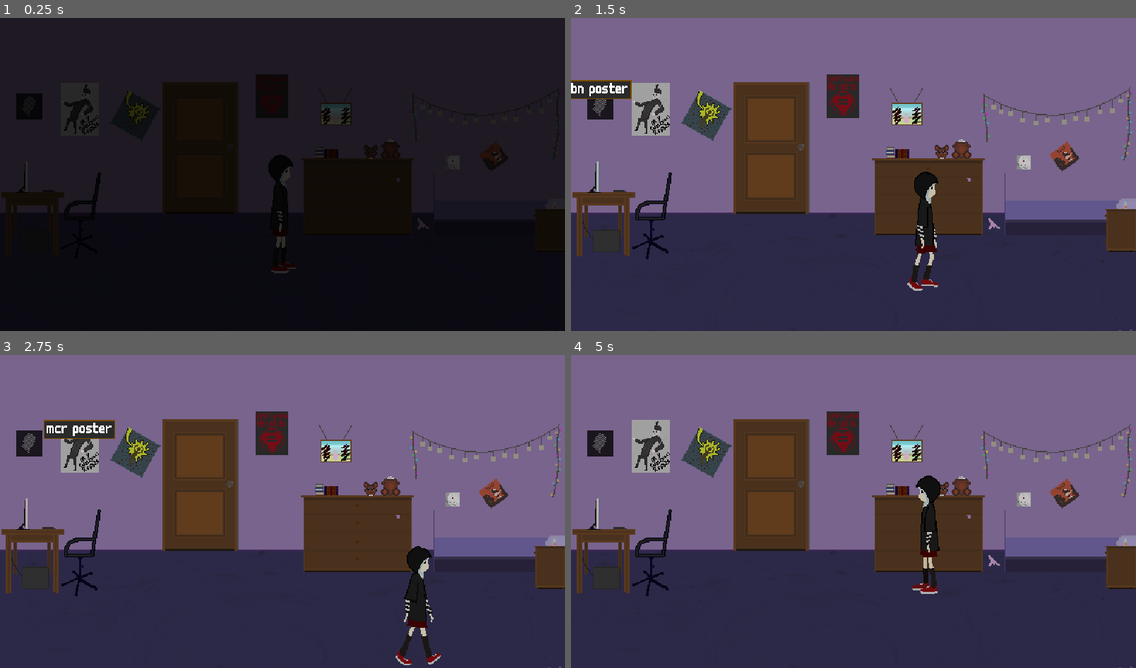
Above: before the commit, frames 1-4 (two rows, left to right).
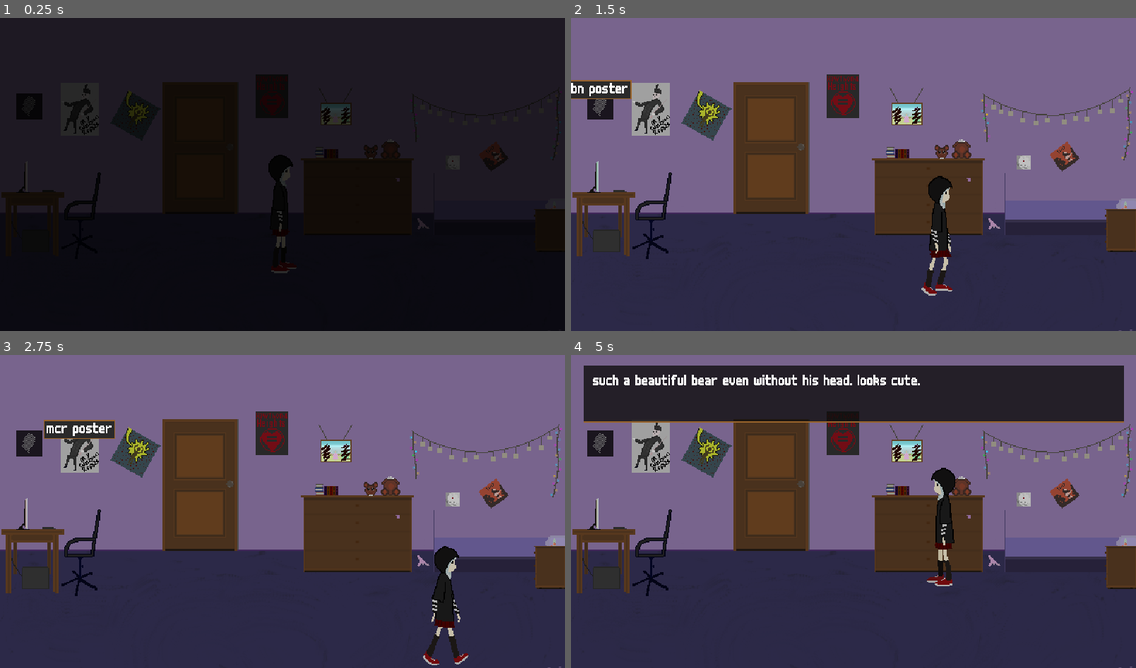
Above: after the commit, the same moments.

Repository: reeFridge/2q20
Game: Godot game, scene res://main.tscn
The game is run twice, just before and just after one commit, with the same random seed, the same clock (stepped at 60 frames per second) and the same inputs.
Inputs (mouse positions are in pixels of both pictures, inside the frame that each line leads up to):
- Up to frame 1 (0.25 s): no input
- Up to frame 2 (1.5 s): move the mouse to (768, 146) at 0.52 s; hold Right (ui_right) 0.53-1.28 s; click (768, 146) at 0.67 s; move the mouse to (599, 105) at 1.27 s; hold Down (ui_down) from 1.28 s (still down); click (599, 105) at 1.42 s
- Up to frame 3 (2.75 s): move the mouse to (79, 445) at 2.02 s; release Down (ui_down) at 2.03 s; hold Right (ui_right) from 2.03 s (still down); click (79, 445) at 2.17 s
- Up to frame 4 (5 s): move the mouse to (910, 452) at 2.77 s; release Right (ui_right) at 2.78 s; hold Up (ui_up) 2.78-3.53 s; click (910, 452) at 2.92 s; move the mouse to (960, 486) at 3.52 s; hold Left (ui_left) 3.53-4.25 s; click (960, 486) at 3.67 s; click (989, 495) at 4.25 s, where only the run after the commit has a clickable "examine"

The runs differ from the first frame. In frame 1, less than 0.1% of the frame differs, in the area x 72-100%, y 24-42%; in frame 2, 1.9%; in frame 3, 2.4%; in frame 4, 19%, in the area x 2-100%, y 3-77%.

Commit message:
implemented more ways to interact with activable items

Diff:
--- a/items/lamp.tscn
+++ b/items/lamp.tscn
@@ -4,9 +4,7 @@
 [ext_resource path="res://assets/sprites/migan-2.png" type="Texture" id=2]
 [ext_resource path="res://assets/sprites/migan-3.png" type="Texture" id=3]
 
-
-
-[sub_resource type="SpriteFrames" id=3]
+[sub_resource type="SpriteFrames" id=1]
 animations = [ {
 "frames": [ ExtResource( 1 ), ExtResource( 2 ), ExtResource( 3 ) ],
 "loop": true,
@@ -15,5 +13,6 @@
 } ]
 
 [node name="lamp" type="AnimatedSprite"]
-frames = SubResource( 3 )
+frames = SubResource( 1 )
+frame = 2
 playing = true
--- /dev/null
+++ b/items/lamp_togglable.tscn
@@ -0,0 +1,28 @@
+[gd_scene load_steps=6 format=2]
+
+[ext_resource path="res://items/lamp.tscn" type="PackedScene" id=1]
+[ext_resource path="res://items/item.tscn" type="PackedScene" id=2]
+[ext_resource path="res://scripts/lamp_action_handler.gd" type="Script" id=3]
+
+[sub_resource type="RectangleShape2D" id=1]
+extents = Vector2( 6, 20 )
+
+[sub_resource type="RectangleShape2D" id=2]
+extents = Vector2( 6, 36 )
+
+[node name="Area2D" instance=ExtResource( 2 )]
+text = "color lights"
+distance_to_activate = 100
+
+[node name="lamp" parent="." index="0" instance=ExtResource( 1 )]
+frame = 1
+script = ExtResource( 3 )
+
+[node name="CollisionShape2D" type="CollisionShape2D" parent="." index="1"]
+position = Vector2( -76, -8 )
+shape = SubResource( 1 )
+
+[node name="CollisionShape2D2" type="CollisionShape2D" parent="." index="2"]
+position = Vector2( 76, 0 )
+shape = SubResource( 2 )
+[connection signal="triggered" from="." to="lamp" method="_on_Area2D_triggered"]
--- a/locations/room_1.tscn
+++ b/locations/room_1.tscn
@@ -1,11 +1,13 @@
-[gd_scene load_steps=18 format=2]
+[gd_scene load_steps=20 format=2]
 
-[ext_resource path="res://items/lamp.tscn" type="PackedScene" id=1]
+[ext_resource path="res://items/lamp_togglable.tscn" type="PackedScene" id=1]
 [ext_resource path="res://items/item.tscn" type="PackedScene" id=2]
 [ext_resource path="res://scripts/scene.gd" type="Script" id=3]
 [ext_resource path="res://assets/sprites/home-room-1.png" type="Texture" id=4]
 [ext_resource path="res://scripts/door_trigger_handler.gd" type="Script" id=5]
 [ext_resource path="res://items/monitor.tscn" type="PackedScene" id=6]
+[ext_resource path="res://scripts/toy_actions_handler.gd" type="Script" id=7]
+[ext_resource path="res://scripts/pants_actions_handler.gd" type="Script" id=8]
 
 [sub_resource type="RectangleShape2D" id=1]
 extents = Vector2( 40, 70 )
@@ -90,16 +92,24 @@
 [node name="toy" parent="." instance=ExtResource( 2 )]
 position = Vector2( 114, -27 )
 text = "toy bear"
+distance_to_activate = 150
 
 [node name="CollisionShape2D" type="CollisionShape2D" parent="toy"]
 shape = SubResource( 5 )
 
+[node name="trigger_handler" type="Node" parent="toy"]
+script = ExtResource( 7 )
+
 [node name="pants" parent="." instance=ExtResource( 2 )]
-position = Vector2( 148, 52 )
+position = Vector2( 149, 52 )
 text = "my pants"
+distance_to_activate = 60
 
 [node name="CollisionShape2D" type="CollisionShape2D" parent="pants"]
 shape = SubResource( 6 )
+
+[node name="actions_handler" type="Node" parent="pants"]
+script = ExtResource( 8 )
 
 [node name="pills" parent="." instance=ExtResource( 2 )]
 position = Vector2( 288, 31 )
@@ -153,8 +163,11 @@
 
 [node name="lamp" parent="." instance=ExtResource( 1 )]
 position = Vector2( 216, -52 )
+distance_to_activate = 150
 
 [node name="monitor" parent="." instance=ExtResource( 6 )]
 position = Vector2( -276, 2 )
 frame = 3
 [connection signal="triggered" from="Door" to="Door/trigger_handler" method="_on_triggered"]
+[connection signal="triggered" from="toy" to="toy/trigger_handler" method="_on_toy_triggered"]
+[connection signal="triggered" from="pants" to="pants/actions_handler" method="_on_pants_triggered"]
--- a/main.tscn
+++ b/main.tscn
@@ -1,8 +1,9 @@
-[gd_scene load_steps=6 format=2]
+[gd_scene load_steps=9 format=2]
 
 [ext_resource path="res://scripts/main.gd" type="Script" id=1]
 [ext_resource path="res://shaders/transition.shader" type="Shader" id=2]
 [ext_resource path="res://scripts/ui.gd" type="Script" id=3]
+[ext_resource path="res://assets/fonts/m6x11.ttf" type="DynamicFontData" id=4]
 
 [sub_resource type="Animation" id=1]
 resource_name = "fg_fade"
@@ -19,6 +20,14 @@
 "values": [ 0.0, 1.0 ]
 }
 
+[sub_resource type="StyleBoxFlat" id=4]
+bg_color = Color( 0.0509804, 0.0509804, 0.0509804, 0.784314 )
+border_width_bottom = 2
+border_color = Color( 0.592157, 0.388235, 0.168627, 1 )
+
+[sub_resource type="DynamicFont" id=3]
+font_data = ExtResource( 4 )
+
 [sub_resource type="ShaderMaterial" id=2]
 shader = ExtResource( 2 )
 shader_param/opacity = 0.9
@@ -32,7 +41,33 @@
 [node name="ui" type="CanvasLayer" parent="."]
 script = ExtResource( 3 )
 
+[node name="text_panel" type="Panel" parent="ui"]
+visible = false
+anchor_left = 0.022
+anchor_top = 0.032
+anchor_right = 0.978
+anchor_bottom = 0.215
+custom_styles/panel = SubResource( 4 )
+__meta__ = {
+"_edit_use_anchors_": false
+}
+
+[node name="text" type="RichTextLabel" parent="ui/text_panel"]
+anchor_right = 1.0
+anchor_bottom = 1.0
+margin_left = 10.0
+margin_top = 10.0
+margin_right = -10.0
+margin_bottom = -10.0
+custom_fonts/normal_font = SubResource( 3 )
+text = "Some thoughts"
+scroll_active = false
+__meta__ = {
+"_edit_use_anchors_": false
+}
+
 [node name="fg" type="ColorRect" parent="ui"]
+visible = false
 material = SubResource( 2 )
 anchor_right = 1.0
 anchor_bottom = 1.0
--- a/player/player.tscn
+++ b/player/player.tscn
@@ -11,20 +11,17 @@
 [ext_resource path="res://assets/sprites/run-8.png" type="Texture" id=9]
 [ext_resource path="res://assets/sprites/run-5.png" type="Texture" id=10]
 
-
-
-
 [sub_resource type="SpriteFrames" id=1]
 animations = [ {
+"frames": [ ExtResource( 1 ) ],
+"loop": true,
+"name": "stand",
+"speed": 5.0
+}, {
 "frames": [ ExtResource( 7 ), ExtResource( 4 ), ExtResource( 8 ), ExtResource( 3 ), ExtResource( 10 ), ExtResource( 6 ), ExtResource( 5 ), ExtResource( 9 ) ],
 "loop": true,
 "name": "walk",
 "speed": 7.4
-}, {
-"frames": [ ExtResource( 1 ) ],
-"loop": true,
-"name": "stand",
-"speed": 5.0
 } ]
 
 [sub_resource type="RectangleShape2D" id=2]
--- /dev/null
+++ b/scripts/actions_menu.gd
@@ -0,0 +1,10 @@
+extends PanelContainer
+
+func init(actions_map):
+	for action in actions_map:
+		var button = preload("res://ui/actions_menu_button.tscn").instance()
+		button.text = action
+		var target = actions_map[action][0]
+		var method = actions_map[action][1]
+		button.connect("button_down", target, method, [action])
+		$HBoxContainer.add_child(button)
--- a/scripts/activable.gd
+++ b/scripts/activable.gd
@@ -4,17 +4,45 @@
 export var text = "unknown item"
 export var distance_to_activate = -1
 var label: Label = null
+var menu = null
+
+func _process(delta):
+	if menu:
+		var current_distance = Global.get_player().global_position.distance_to(global_position)
+		if current_distance > distance_to_activate:
+			close_actions_menu()
+
+func _ready():
+	Global.connect("activable_triggered", self, "_on_some_activable_triggered")
+
+func _on_some_activable_triggered(instance):
+	if instance != self:
+		close_actions_menu()
 
 func _on_Area2D_input_event(viewport, event, shape_idx):
 	if event is InputEventMouseMotion && label != null:
 		label.set_global_position(get_global_mouse_position() - Vector2(label.rect_size.x / 2, label.rect_size.y + 10))
 	if event is InputEventMouseButton and event.pressed:
+		close_actions_menu()
+		Global.notify_every_activable(self)
 		if distance_to_activate < 0:
 			emit_signal("triggered")
 		else:
 			var current_distance = Global.get_player().global_position.distance_to(global_position)
 			if current_distance <= distance_to_activate:
 				emit_signal("triggered")
+
+func show_actions_menu(actions):
+	menu = preload("res://ui/actions_menu.tscn").instance()
+	menu.init(actions)
+	add_child(menu)
+	menu.set_global_position(get_global_mouse_position())
+
+func close_actions_menu():
+	if menu != null:
+		remove_child(menu)
+		menu.queue_free()
+		menu = null
 
 func _on_Area2D_mouse_entered():
 	label = preload("res://ui/item_label.tscn").instance()
--- a/scripts/global.gd
+++ b/scripts/global.gd
@@ -1,4 +1,5 @@
 extends Node
+signal activable_triggered(instance)
 
 var scenes = [
 	preload("res://locations/room_1.tscn").instance(),
@@ -7,6 +8,9 @@
 
 onready var main = get_tree().get_root().get_node("main")
 
+func notify_every_activable(instance):
+	emit_signal("activable_triggered", instance)
+
 func _ready():
 	print("global loaded")
 	change_scene(0)
@@ -14,6 +18,10 @@
 func get_player():
 	return main.get_player()
 
+func show_text(text):
+	main.get_node("ui").show_text(text, 5)
+
 func change_scene(scene_index):
 	print("change scene -> ", scene_index)
-	main.set_scene(scenes[scene_index])
+	if main:
+		main.set_scene(scenes[scene_index])
--- /dev/null
+++ b/scripts/lamp_action_handler.gd
@@ -0,0 +1,13 @@
+extends AnimatedSprite
+
+func _on_Area2D_triggered():
+	get_parent().show_actions_menu({
+		toggle = [self, "_on_toggle_action"]
+	})
+
+func _on_toggle_action(action):
+	if is_playing():
+		stop()
+	else:
+		play()
+	get_parent().close_actions_menu()
--- a/scripts/main.gd
+++ b/scripts/main.gd
@@ -21,6 +21,8 @@
 	return null
 
 func set_scene(scene):
+	$ui.text_timeout()
+
 	if current_scene == null:
 		next_scene = scene
 		next_transition_phase(TransitionPhase.FADE_IN)
--- /dev/null
+++ b/scripts/pants_actions_handler.gd
@@ -0,0 +1,10 @@
+extends Node
+
+func _on_pants_triggered():
+	get_parent().show_actions_menu({
+		examine = [self, "_on_pants_examine_action"]
+	})
+
+func _on_pants_examine_action(action):
+	Global.show_text("oh... i guess it's deserve some explanation.")
+	get_parent().close_actions_menu()
--- a/scripts/player.gd
+++ b/scripts/player.gd
@@ -5,7 +5,7 @@
 export var maxLeft: NodePath
 export var maxRight: NodePath
 
-export var speed = 100
+export var speed = 120
 
 var direction = Vector2()
 
--- /dev/null
+++ b/scripts/toy_actions_handler.gd
@@ -0,0 +1,15 @@
+extends Node
+
+func _on_toy_triggered():
+	get_parent().show_actions_menu({
+		examine = [self, "_on_toy_examine_action"],
+		take = [self, "_on_toy_take_action"]
+	})
+
+func _on_toy_examine_action(action):
+	Global.show_text("such a beautiful bear even without his head. looks cute.")
+	get_parent().close_actions_menu()
+
+func _on_toy_take_action(action):
+	Global.show_text("i can't take it.")
+	get_parent().close_actions_menu()
--- a/scripts/ui.gd
+++ b/scripts/ui.gd
@@ -1,7 +1,35 @@
 extends CanvasLayer
+
+var text_timer: Timer = null
 
 func hide_fading_rect():
 	$fg.visible = false
 
 func show_fading_rect():
 	$fg.visible = true
+
+func show_text(text, timeout):
+	remove_text_timer()
+	$text_panel.visible = true
+	$text_panel/text.text = text
+	var timer = Timer.new()
+	timer.connect("timeout", self, "text_timeout")
+	timer.one_shot = true
+	timer.wait_time = timeout
+	timer.autostart = true
+	add_child(timer)
+	text_timer = timer
+
+func remove_text_timer():
+	if text_timer != null:
+		text_timer.stop()
+		remove_child(text_timer)
+		text_timer.queue_free()
+		text_timer = null
+
+func text_timeout():
+	remove_text_timer()
+	hide_text()
+
+func hide_text():
+	$text_panel.visible = false
--- /dev/null
+++ b/ui/actions_menu.tscn
@@ -0,0 +1,26 @@
+[gd_scene load_steps=3 format=2]
+
+[ext_resource path="res://scripts/actions_menu.gd" type="Script" id=2]
+
+[sub_resource type="StyleBoxFlat" id=1]
+bg_color = Color( 0.0509804, 0.0509804, 0.0509804, 0.784314 )
+border_width_bottom = 1
+border_color = Color( 0.592157, 0.388235, 0.168627, 1 )
+expand_margin_left = 3.0
+expand_margin_right = 3.0
+expand_margin_top = 3.0
+expand_margin_bottom = 3.0
+anti_aliasing = false
+
+[node name="Control" type="PanelContainer"]
+anchor_right = 1.0
+anchor_bottom = 1.0
+margin_right = -1200.0
+margin_bottom = -666.0
+custom_styles/panel = SubResource( 1 )
+script = ExtResource( 2 )
+__meta__ = {
+"_edit_use_anchors_": false
+}
+
+[node name="HBoxContainer" type="HBoxContainer" parent="."]
--- /dev/null
+++ b/ui/actions_menu_button.tscn
@@ -0,0 +1,44 @@
+[gd_scene load_steps=5 format=2]
+
+[ext_resource path="res://assets/fonts/m6x11.ttf" type="DynamicFontData" id=1]
+
+[sub_resource type="StyleBoxFlat" id=3]
+content_margin_left = 3.0
+content_margin_right = 3.0
+content_margin_top = 3.0
+content_margin_bottom = 3.0
+bg_color = Color( 0.184314, 0.184314, 0.184314, 1 )
+border_width_left = 1
+border_width_top = 1
+border_width_right = 1
+border_width_bottom = 1
+border_color = Color( 1, 1, 1, 1 )
+anti_aliasing = false
+
+[sub_resource type="StyleBoxFlat" id=1]
+content_margin_left = 3.0
+content_margin_right = 3.0
+content_margin_top = 3.0
+content_margin_bottom = 3.0
+bg_color = Color( 0.164706, 0.164706, 0.164706, 1 )
+border_width_left = 1
+border_width_top = 1
+border_width_right = 1
+border_width_bottom = 1
+border_color = Color( 0.592157, 0.388235, 0.168627, 1 )
+anti_aliasing = false
+
+[sub_resource type="DynamicFont" id=2]
+font_data = ExtResource( 1 )
+
+[node name="Button" type="Button"]
+margin_right = 53.0
+margin_bottom = 20.0
+custom_styles/hover = SubResource( 3 )
+custom_styles/normal = SubResource( 1 )
+custom_fonts/font = SubResource( 2 )
+custom_colors/font_color_hover = Color( 0.592157, 0.388235, 0.168627, 1 )
+text = "action"
+__meta__ = {
+"_edit_use_anchors_": false
+}
--- a/ui/item_label.tscn
+++ b/ui/item_label.tscn
@@ -8,7 +8,7 @@
 border_width_top = 1
 border_width_right = 1
 border_width_bottom = 1
-border_color = Color( 0.47451, 0.294118, 0, 1 )
+border_color = Color( 0.592157, 0.388235, 0.168627, 1 )
 expand_margin_left = 2.0
 expand_margin_right = 2.0
 expand_margin_top = 2.0
Binary file added: assets/sprites/light_low.png
Not shown, added: assets/sprites/light_low.png.import
